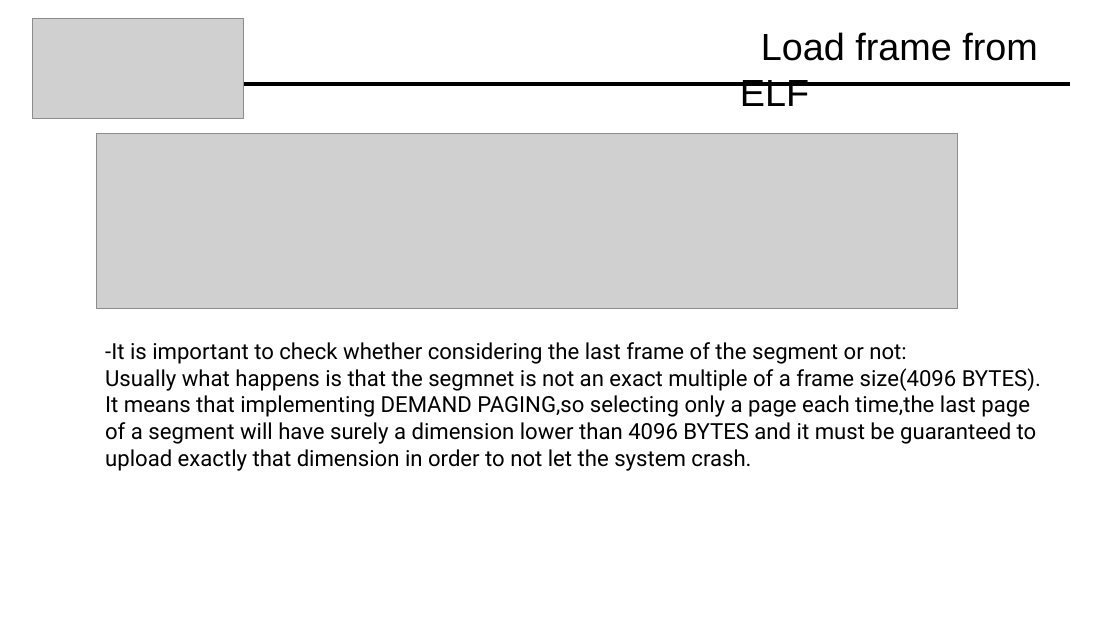
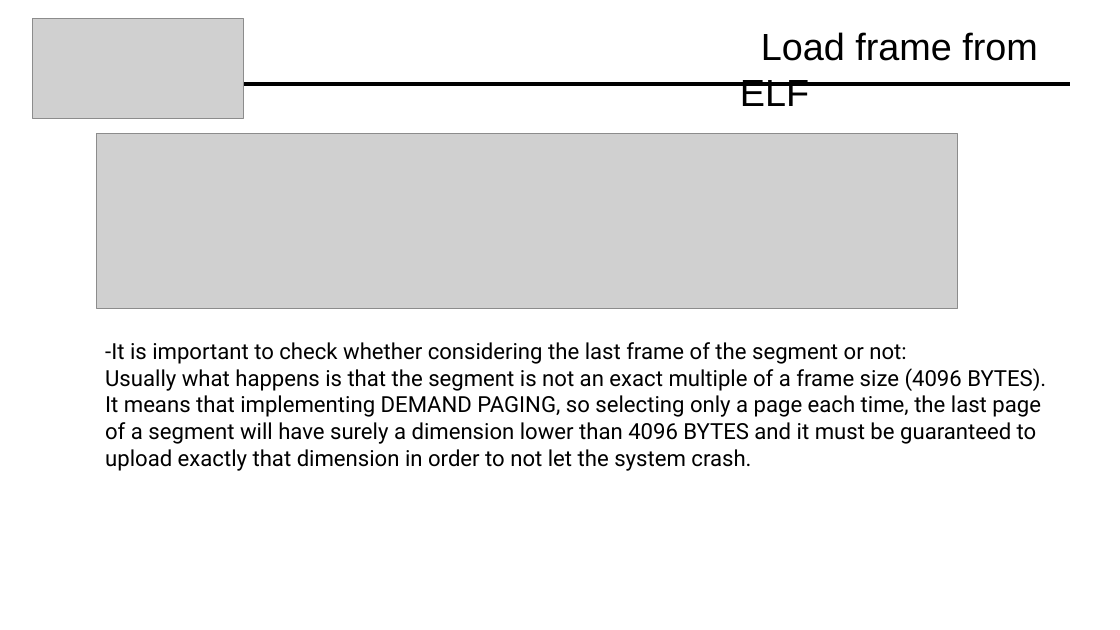
Before and after one commit to Davide619/OS161, a slide deck: slide 39 of Presentazione Progetto OS161.pptx (slide 40 before the commit). Drawn at 1120x630 pixels with LibreOffice and Linux fonts; fonts in the diff are those of the drawing; grey boxes stand for pictures. Boxes give left, top, right and bottom in pixels: in the first picture for what was removed or moved away, otherwise in the second. Text is boxed around its words. In the diff, an @@ line names an element or a change of style, - is before the commit and + after.

```diff
--- a/Presentazione Progetto OS161.pptx
+++ b/Presentazione Progetto OS161.pptx
@@ text at (x1=105, y1=368, x2=1046, y2=471): text changed @@
-Usually what happens is that the segmnet is not an exact multiple of a frame size(4096 BYTES).
-It means that implementing DEMAND PAGING,so selecting only a page each time,the last page of a segment will have surely a dimension lower than 4096 BYTES and it must be guaranteed to upload exactly that dimension in order to not let the system crash.
+Usually what happens is that the segment is not an exact multiple of a frame size (4096 BYTES).
+It means that implementing DEMAND PAGING, so selecting only a page each time, the last page of a segment will have surely a dimension lower than 4096 BYTES and it must be guaranteed to upload exactly that dimension in order to not let the system crash.
```
Also in this commit, not shown: 7 other slides changed, 1 slide removed, 1 other file.
